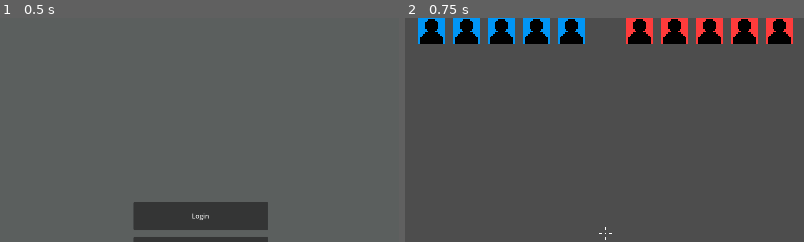
Above: before the commit, frames 1-2 (left to right).
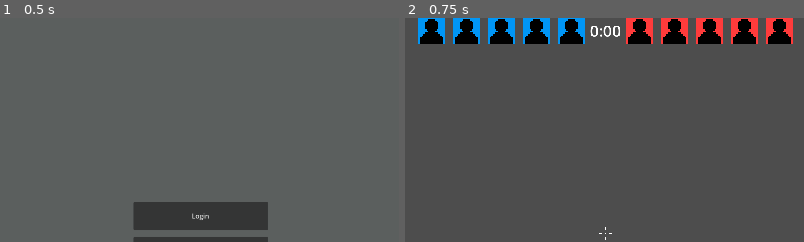
Above: after the commit, the same moments.

Repository: GermanGabelGames/fpsshooter
Game: Godot game, scene res://ui/menu.tscn
Two runs of this game, one before a commit and one after it. Both use one fixed random seed, a clock stepped at 60 frames per second and the inputs below.
Inputs:
- Up to frame 1 (0.5 s): no input
- Up to frame 2 (0.75 s): click "Spielen" at 0.5 s
The pictures show only the part of the screen within x 25-75%, y 2-52%; the shares and areas given below are measured in that part.

Frame 1 is identical in both runs. In frame 2, 0.2% of the frame differs, in the area x 46-54%, y 3-9%.

Commit message:
2025-05-14-20:06
started multioplayer

Diff:
--- a/Server.gd
+++ b/Server.gd
@@ -1,30 +1,35 @@
 extends Node
 
-var network = ENetMultiplayerPeer.new()
-var ip = "85.215.61.20"
-#var ip = "127.0.0.1"
-var port = 787
+const Player = preload("res://player/player.tscn")
+const PORT = 4242
+const maxplayers = 10
+
+var enet_pear = ENetMultiplayerPeer.new()
+var startcmd = OS.get_cmdline_args()
 
 func _ready():
-	ConnectToServer()
+	print(startcmd)
+	if DisplayServer.get_name() == "headless":
+		print("server")
+		serverstart()
+	else:
+		print("client")
+		startclient()
 
-func ConnectToServer():
-	print("Versuche, eine Verbindung zu ", ip, " auf Port ", port, " herzustellen.")
-	var result = network.create_client(ip, port)
+func add_player(peer_id):
+	var player = Player.instantiate()
+	player.name = str(peer_id)
+	add_child(player)
+	print("player connected")
 
-	if result == OK:
-		print("Verbindung erfolgreich gestartet!")
-		multiplayer.set_multiplayer_peer(network)
+func serverstart():
+	enet_pear.create_server(PORT, maxplayers)
+	multiplayer.multiplayer_peer = enet_pear
+	multiplayer.peer_connected.connect(add_player)
+	print("Server started")
 
-		network.connect("peer_connected", Callable(self, "_OnConnectionSucceeded"))
-		network.connect("peer_disconnected", Callable(self, "_OnConnectionFailed"))
-	else:
-		print("Fehler beim Starten der Verbindung: ", result)
+	add_player(multiplayer.get_unique_id())
 
-func _OnConnectionFailed():
-	print("Verbindung fehlgeschlagen oder Verbindung wurde getrennt.")
-
-func _OnConnectionSucceeded():
-	print("Erfolgreich verbunden!")
-
-# Client: Methode zum Empfangen der Login-Daten
+func startclient():
+	enet_pear.create_client("localhost", PORT)
+	multiplayer.multiplayer_peer = enet_pear
--- a/player/scripts/healthbar.gd
+++ b/player/scripts/healthbar.gd
@@ -2,6 +2,7 @@
 
 @onready var healthbar = $healthbar
 @onready var shieldtext = $"../Label"
+@onready var player1dead = $"../PlayerList/Team1/Player1/killed"
 
 var health = 100
 var shield = 0
@@ -27,6 +28,8 @@
 		healthbar.value = 100
 		shieldtext.text = str("50")
 		health = 150
+	if health < 20:
+		player1dead.visible = true
 	else:
 		healthbar.value = health
 
--- a/ui/hud.tscn
+++ b/ui/hud.tscn
@@ -6,13 +6,19 @@
 [ext_resource type="Script" uid="uid://dmm32trbt4rk4" path="res://ui/scripts/playerlist.gd" id="4_7ihmi"]
 [ext_resource type="Texture2D" uid="uid://b1fv318fhy8xn" path="res://textures/ui/player_icon_blue.png" id="5_en2x2"]
 [ext_resource type="Texture2D" uid="uid://dr50kdlns4yu" path="res://textures/ui/player_icon_red.png" id="6_1v5rv"]
+[ext_resource type="Texture2D" uid="uid://hhhm3f5s87de" path="res://textures/ui/killed.png" id="6_q43x7"]
 
 [sub_resource type="SystemFont" id="SystemFont_546lt"]
+subpixel_positioning = 0
 
 [sub_resource type="LabelSettings" id="LabelSettings_7ihmi"]
 font = SubResource("SystemFont_546lt")
 
+[sub_resource type="LabelSettings" id="LabelSettings_1v5rv"]
+font_size = 38
+
 [node name="hud" type="Control"]
+texture_filter = 1
 layout_mode = 3
 anchors_preset = 15
 anchor_right = 1.0
@@ -98,7 +104,15 @@
 
 [node name="Player1" type="TextureRect" parent="PlayerList/Team1"]
 texture_filter = 1
-texture = ExtResource("5_en2x2")
+layout_mode = 0
+texture = ExtResource("5_en2x2")
+
+[node name="killed" type="TextureRect" parent="PlayerList/Team1/Player1"]
+visible = false
+layout_mode = 0
+offset_right = 16.0
+offset_bottom = 16.0
+texture = ExtResource("6_q43x7")
 
 [node name="Player2" type="TextureRect" parent="PlayerList/Team1"]
 texture_filter = 1
@@ -113,26 +127,53 @@
 grow_vertical = 2
 texture = ExtResource("5_en2x2")
 
+[node name="killed" type="TextureRect" parent="PlayerList/Team1/Player2"]
+visible = false
+offset_right = 16.0
+offset_bottom = 16.0
+texture = ExtResource("6_q43x7")
+
 [node name="Player3" type="TextureRect" parent="PlayerList/Team1"]
 texture_filter = 1
+layout_mode = 0
 offset_left = 42.0
 offset_right = 58.0
 offset_bottom = 16.0
 texture = ExtResource("5_en2x2")
 
+[node name="killed" type="TextureRect" parent="PlayerList/Team1/Player3"]
+visible = false
+offset_right = 16.0
+offset_bottom = 16.0
+texture = ExtResource("6_q43x7")
+
 [node name="Player4" type="TextureRect" parent="PlayerList/Team1"]
 texture_filter = 1
+layout_mode = 0
 offset_left = 63.0
 offset_right = 79.0
 offset_bottom = 16.0
 texture = ExtResource("5_en2x2")
 
+[node name="killed" type="TextureRect" parent="PlayerList/Team1/Player4"]
+visible = false
+offset_right = 16.0
+offset_bottom = 16.0
+texture = ExtResource("6_q43x7")
+
 [node name="Player5" type="TextureRect" parent="PlayerList/Team1"]
 texture_filter = 1
+layout_mode = 0
 offset_left = 84.0
 offset_right = 100.0
 offset_bottom = 16.0
 texture = ExtResource("5_en2x2")
+
+[node name="killed" type="TextureRect" parent="PlayerList/Team1/Player5"]
+visible = false
+offset_right = 16.0
+offset_bottom = 16.0
+texture = ExtResource("6_q43x7")
 
 [node name="Team2" type="Control" parent="PlayerList"]
 layout_mode = 1
@@ -148,7 +189,14 @@
 
 [node name="Player1" type="TextureRect" parent="PlayerList/Team2"]
 texture_filter = 1
-texture = ExtResource("6_1v5rv")
+layout_mode = 0
+texture = ExtResource("6_1v5rv")
+
+[node name="killed" type="TextureRect" parent="PlayerList/Team2/Player1"]
+visible = false
+offset_right = 16.0
+offset_bottom = 16.0
+texture = ExtResource("6_q43x7")
 
 [node name="Player2" type="TextureRect" parent="PlayerList/Team2"]
 texture_filter = 1
@@ -163,23 +211,65 @@
 grow_vertical = 2
 texture = ExtResource("6_1v5rv")
 
+[node name="killed" type="TextureRect" parent="PlayerList/Team2/Player2"]
+visible = false
+offset_right = 16.0
+offset_bottom = 16.0
+texture = ExtResource("6_q43x7")
+
 [node name="Player3" type="TextureRect" parent="PlayerList/Team2"]
 texture_filter = 1
+layout_mode = 0
 offset_left = 42.0
 offset_right = 58.0
 offset_bottom = 16.0
 texture = ExtResource("6_1v5rv")
 
+[node name="killed" type="TextureRect" parent="PlayerList/Team2/Player3"]
+visible = false
+offset_right = 16.0
+offset_bottom = 16.0
+texture = ExtResource("6_q43x7")
+
 [node name="Player4" type="TextureRect" parent="PlayerList/Team2"]
 texture_filter = 1
+layout_mode = 0
 offset_left = 63.0
 offset_right = 79.0
 offset_bottom = 16.0
 texture = ExtResource("6_1v5rv")
 
+[node name="killed" type="TextureRect" parent="PlayerList/Team2/Player4"]
+visible = false
+offset_right = 16.0
+offset_bottom = 16.0
+texture = ExtResource("6_q43x7")
+
 [node name="Player5" type="TextureRect" parent="PlayerList/Team2"]
 texture_filter = 1
+layout_mode = 0
 offset_left = 84.0
 offset_right = 100.0
 offset_bottom = 16.0
 texture = ExtResource("6_1v5rv")
+
+[node name="killed" type="TextureRect" parent="PlayerList/Team2/Player5"]
+visible = false
+offset_right = 16.0
+offset_bottom = 16.0
+texture = ExtResource("6_q43x7")
+
+[node name="timer" type="Label" parent="PlayerList"]
+layout_mode = 1
+anchors_preset = 5
+anchor_left = 0.5
+anchor_right = 0.5
+offset_left = -50.0
+offset_top = 16.0
+offset_right = 50.0
+offset_bottom = 69.0
+grow_horizontal = 2
+text = "0:00"
+label_settings = SubResource("LabelSettings_1v5rv")
+horizontal_alignment = 1
+vertical_alignment = 1
--- a/ui/scripts/playerlist.gd
+++ b/ui/scripts/playerlist.gd
@@ -1,11 +1,12 @@
 extends Control
-
 
 # Called when the node enters the scene tree for the first time.
 func _ready():
-	pass # Replace with function body.
-
+	pass
 
 # Called every frame. 'delta' is the elapsed time since the previous frame.
 func _process(delta):
 	pass
+
+func playerbardeths():
+	pass
Binary file added: textures/ui/killed.png
Not shown, added: textures/ui/killed.png.import
Not shown: 1 places in ui/hud.tscn that only renumber resources
